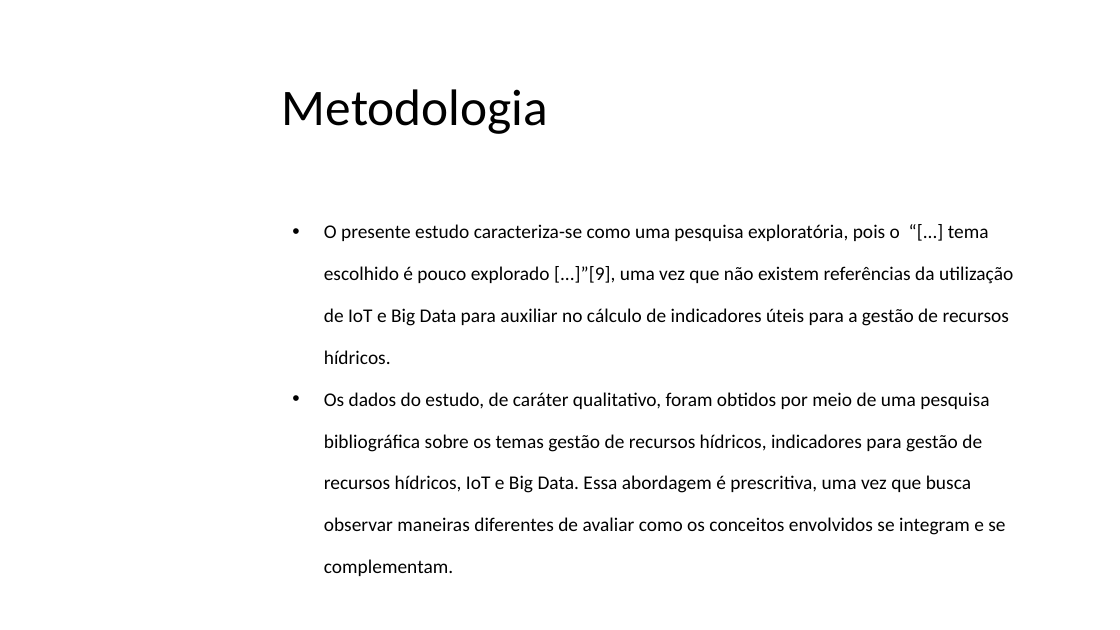
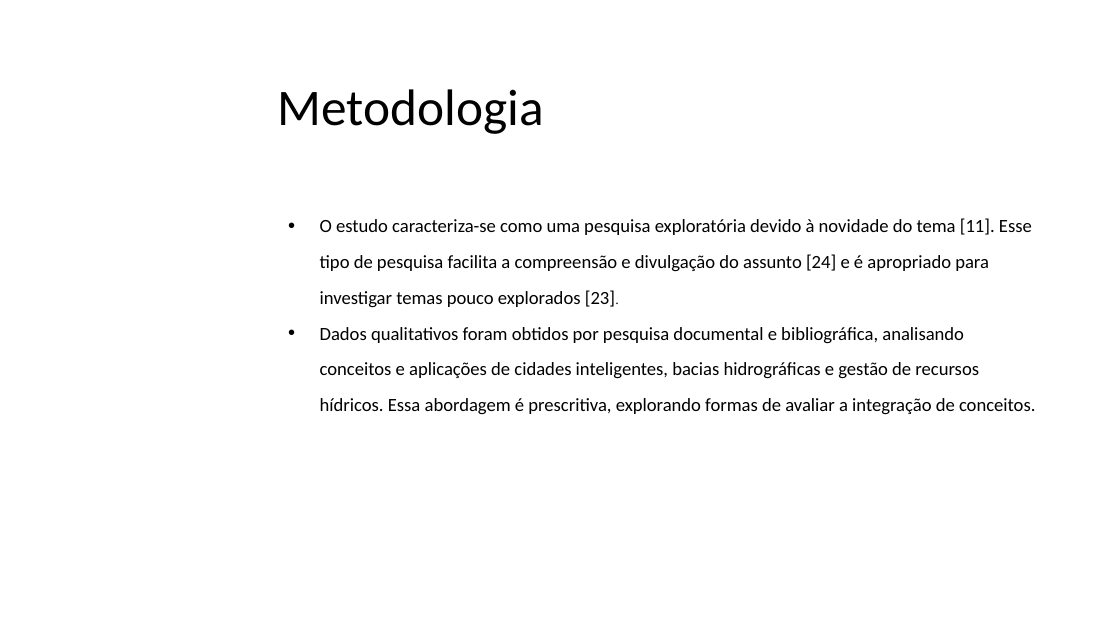
Before and after one commit to emiliobiasi/IniciacaoCientifica, a slide deck: slide 11 of RELATÓRIO FINAL E RESUMO/Emílio-apresentação_IC_IT .pptx (slide 12 before the commit). Drawn at 1120x630 pixels with LibreOffice and Linux fonts; fonts in the diff are those of the drawing; background and template pictures are left out. Boxes give left, top, right and bottom in pixels: in the first picture for what was removed or moved away, otherwise in the second. Text is boxed around its words. In the diff, an @@ line names an element or a change of style, - is before the commit and + after.

Commit message:
adicionando versao power point ao inves de keynote

```diff
--- a/RELATÓRIO FINAL E RESUMO/Emílio-apresentação_IC_IT .pptx
+++ b/RELATÓRIO FINAL E RESUMO/Emílio-apresentação_IC_IT .pptx
@@ title "Metodologia": place and size @@
-title "Metodologia" at (282, 89, 548, 134)
+title "Metodologia" at (278, 89, 544, 134)
@@ text at (320, 218, 1036, 415): text changed; size 16.6 to 16 pt @@
-• O presente estudo caracteriza-se como uma pesquisa exploratória, pois o “[...] tema escolhido é pouco explorado [...]”[9], uma vez que não existem referências da utilização de IoT e Big Data para auxiliar no cálculo de indicadores úteis para a gestão de recursos hídricos.
-• Os dados do estudo, de caráter qualitativo, foram obtidos por meio de uma pesquisa bibliográfica sobre os temas gestão de recursos hídricos, indicadores para gestão de recursos hídricos, IoT e Big Data. Essa abordagem é prescritiva, uma vez que busca observar maneiras diferentes de avaliar como os conceitos envolvidos se integram e se complementam.
+• O estudo caracteriza-se como uma pesquisa exploratória devido à novidade do tema [11]. Esse tipo de pesquisa facilita a compreensão e divulgação do assunto [24] e é apropriado para investigar temas pouco explorados [23].
+• Dados qualitativos foram obtidos por pesquisa documental e bibliográfica, analisando conceitos e aplicações de cidades inteligentes, bacias hidrográficas e gestão de recursos hídricos. Essa abordagem é prescritiva, explorando formas de avaliar a integração de conceitos.
```
Also in this commit, not shown: 6 other slides changed, 15 slides added, 18 slides removed, 1 other file.
